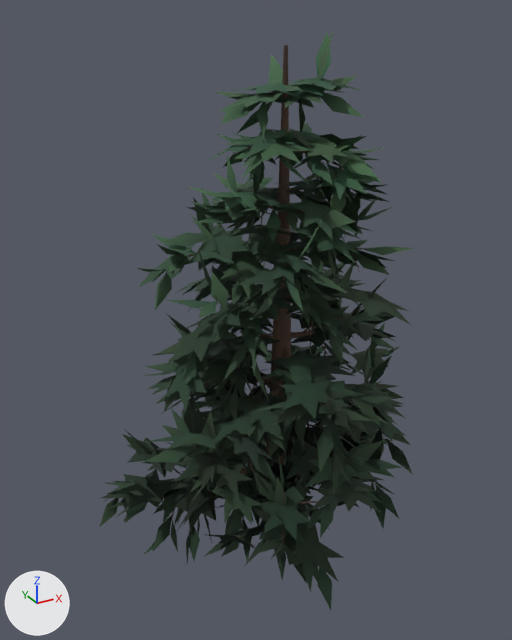
What one commit did to the glTF model public/ark/assets/v1/trees/spruce-b.lod0.glb.
Before and after are seen from a camera (50 mm lens) standing at (-5.31, -8.86, 8.06) and looking at (-0.35, 0.15, 3.55). The axes (+X, +Y, +Z) are drawn at lower left. The lights are the same throughout. The first picture is the older version.

Before the edit, the objects in view are built like this:
```python
me_mesh_0 = bpy.data.meshes.new('Mesh_0')
me_mesh_0.from_pydata(...)  # 8528 vertices, 7499 faces; spans x -3.08..3.02, y -2.66..2.59, z -0.74..7.81
me_mesh_0.materials.append(mat_ark_vertex_colour)
ob_mesh_0 = bpy.data.objects.new('Mesh_0', me_mesh_0)
ob_mesh_0.location = (0.0, 0.0, 0.0)
```
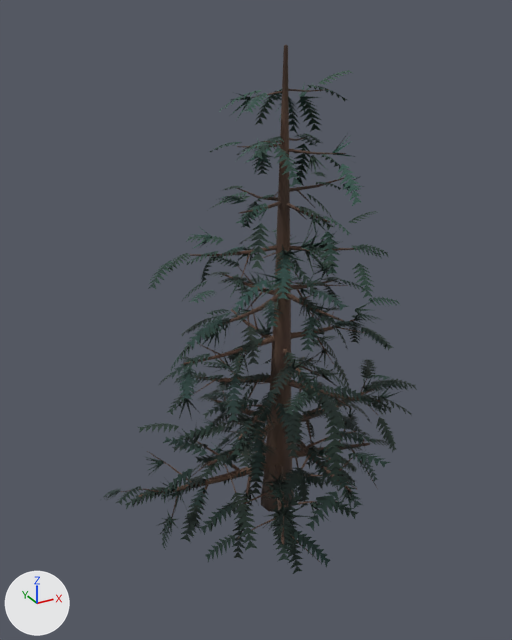
Edits to the bpy script that builds the scene:
```text
Change me_mesh_0:
    used by ob_mesh_0; location = (0.0, 0.0, 0.0)
    remove me_mesh_0.from_pydata(...)  # 8528 vertices, 7499 faces; spans x -3.08..3.02, y -2.66..2.59, z -0.74..7.81
    add me_mesh_0.from_pydata(...)  # 10712 vertices, 7498 faces; spans x -2.89..2.76, y -2.56..2.47, z -0.64..7.62
    me_mesh_0 part 1: 1003 loose pieces with 6137 vertices, spanning x -3.08..3.02, y -2.66..2.59, z -0.74..7.81, are deleted
    me_mesh_0 part 2: 2 vertices moved within x 0.42..0.45, y -0.67..-0.2, z 6.2..7.07; 542 vertices removed from x -2.61..1.93, y -2.54..1.79, z -0.14..7.78; 8863 vertices added at x -2.89..2.76, y -2.56..2.47, z -0.64..7.26
```

Location of each change, (x1, y1, x2, y2) in pixels of the pictures (512 x 640 px):
'Mesh_0', reshaped (9% shorter): before (100, 30, 413, 610); after (104, 45, 417, 574)
part 1 of me_mesh_0, deleted: before (100, 30, 413, 610)
part 2 of me_mesh_0, cut back: before (125, 31, 411, 581); after (104, 70, 417, 574)
